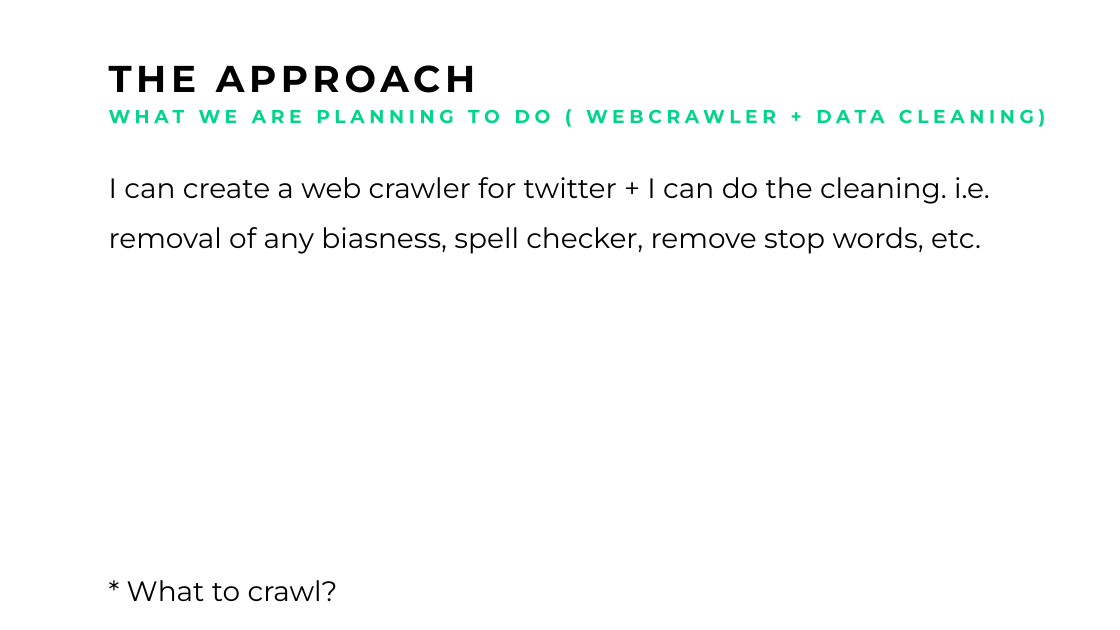
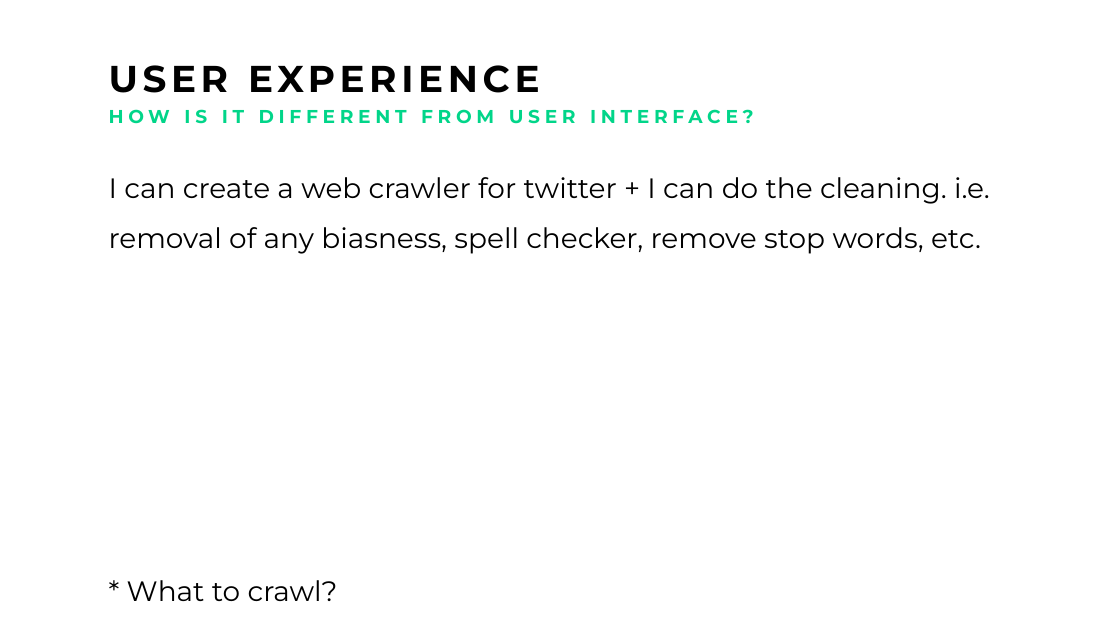
Before and after one commit to Michaelomh/personal-blog, a slide deck: slide 3 of static/img/drive/Artificial Not-So Intelligent Pitch.pptx. Drawn at 1120x630 pixels with LibreOffice and Linux fonts; fonts in the diff are those of the drawing. Boxes give left, top, right and bottom in pixels: in the first picture for what was removed or moved away, otherwise in the second. Text is boxed around its words. In the diff, an @@ line names an element or a change of style, - is before the commit and + after.

```diff
--- a/static/img/drive/Artificial Not-So Intelligent Pitch.pptx
+++ b/static/img/drive/Artificial Not-So Intelligent Pitch.pptx
@@ text at [109, 65, 540, 93]: text changed @@
-THE APPROACH
+USER EXPERIENCE
@@ text at [109, 109, 753, 124]: text changed @@
-WHAT WE ARE PLANNING TO DO ( WEBCRAWLER + DATA CLEANING)
+HOW IS IT DIFFERENT FROM USER INTERFACE?
```
Also in this commit, not shown: 1 other slide changed, 9 slides added, 1 slide removed, 3 other files.
